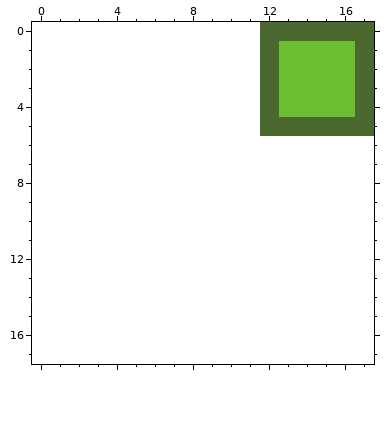
One commit to this pixel-art file: Assets/Sprites/Aseprite/grama-grid.aseprite. Above is the file before it was changed.
6x6 pixels, 1 frame. The old version is drawn lined up with the new one, on the new canvas.
New version:
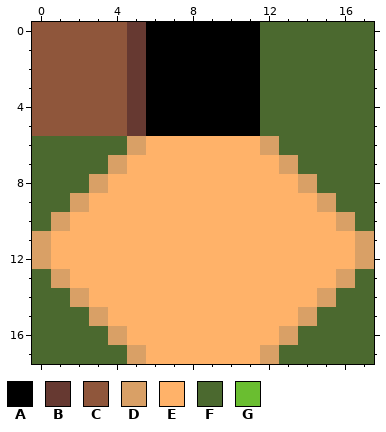
Palette (. is transparent): A #000000  B #663931  C #8f563b  D #d9a066  E #ffb269  F #4b692f  G #6abe30
What changed:
canvas 6x6 -> 18x18, the old top-left corner now at 12,0
Changed rows in their new state; - is an unchanged pixel.
first column x 0:
 0 CCCCCBAAAAAA------
 1 CCCCCBAAAAAA-FFFF-
 2 CCCCCBAAAAAA-FFFF-
 3 CCCCCBAAAAAA-FFFF-
 4 CCCCCBAAAAAA-FFFF-
 5 CCCCCBAAAAAA------
 6 FFFFFDEEEEEEDFFFFF
 7 FFFFDEEEEEEEEDFFFF
 8 FFFDEEEEEEEEEEDFFF
 9 FFDEEEEEEEEEEEEDFF
10 FDEEEEEEEEEEEEEEDF
11 DEEEEEEEEEEEEEEEED
12 DEEEEEEEEEEEEEEEED
13 FDEEEEEEEEEEEEEEDF
14 FFDEEEEEEEEEEEEDFF
15 FFFDEEEEEEEEEEDFFF
16 FFFFDEEEEEEEEDFFFF
17 FFFFFDEEEEEEDFFFFF
